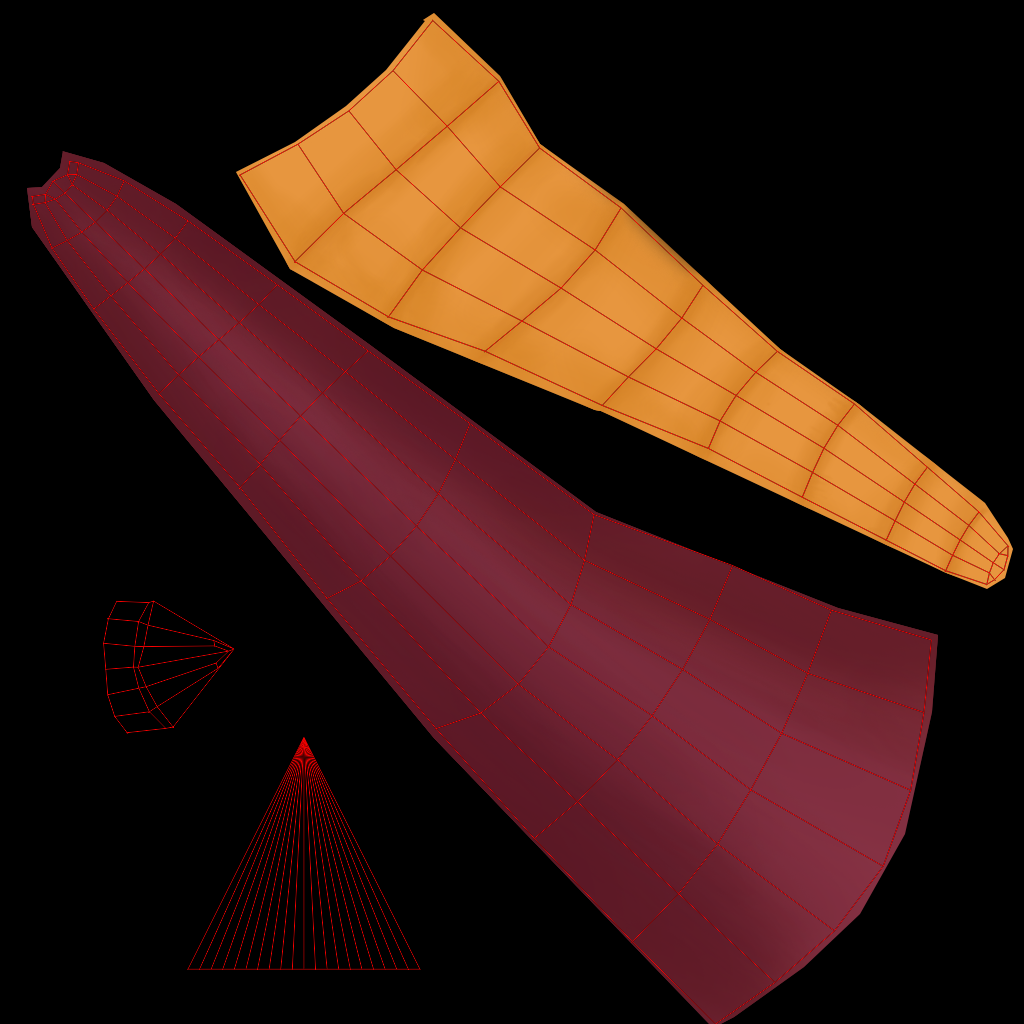
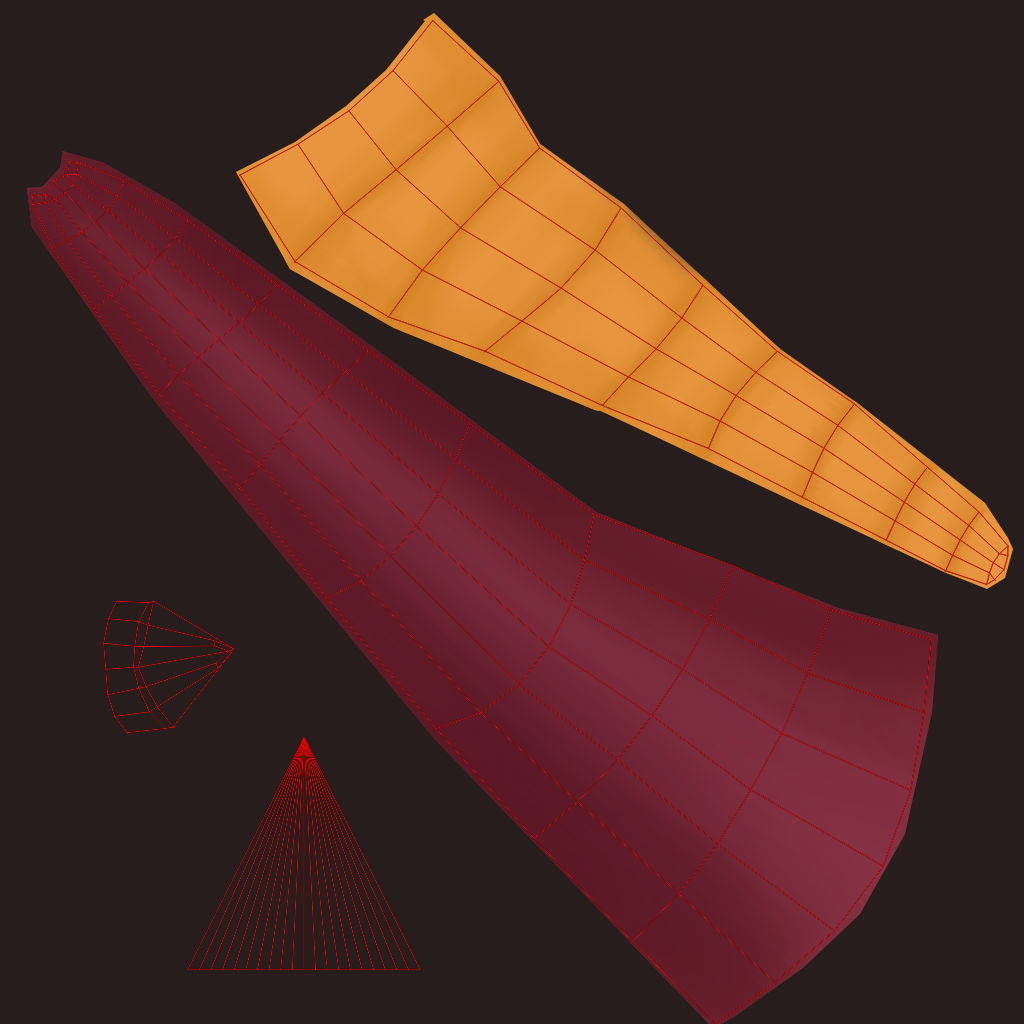
Revision of a layered 1024 x 1024 image; what changed, layer by layer:
painted on "Calque 1" over [0, 0, 1024, 1024]
